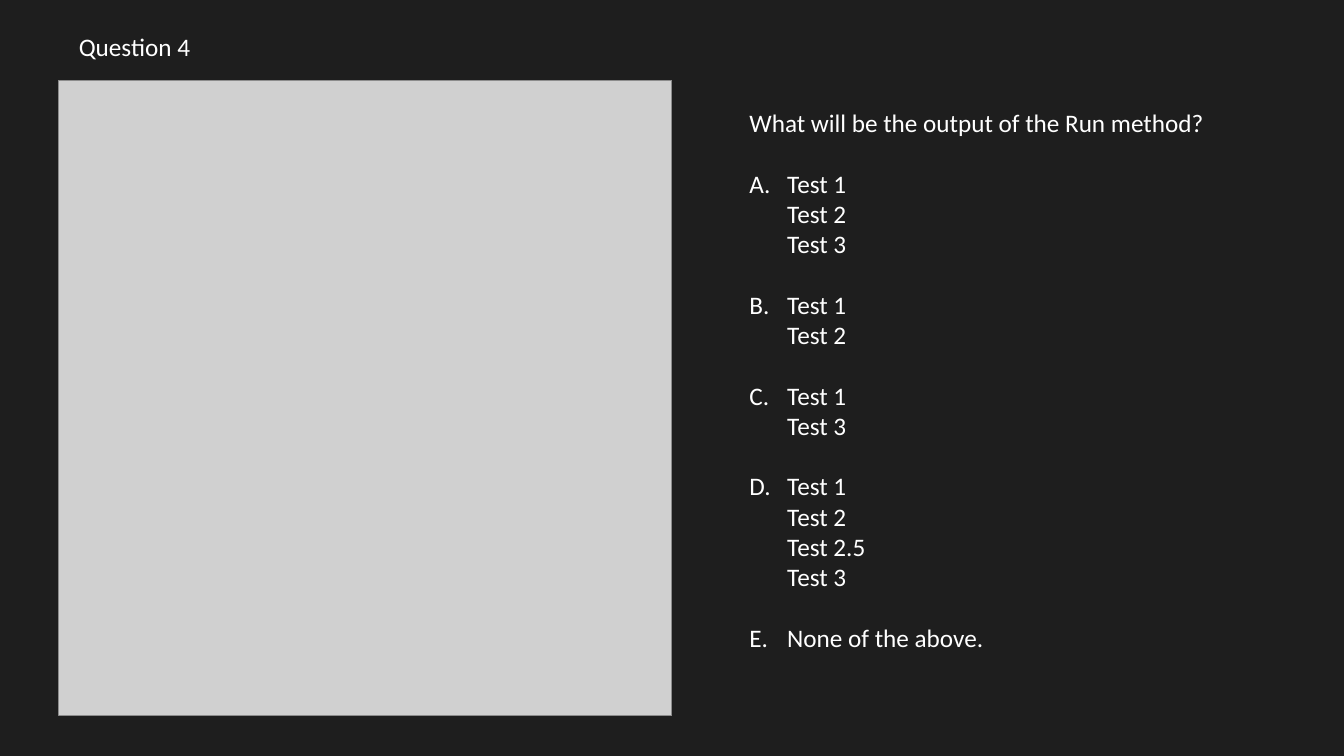
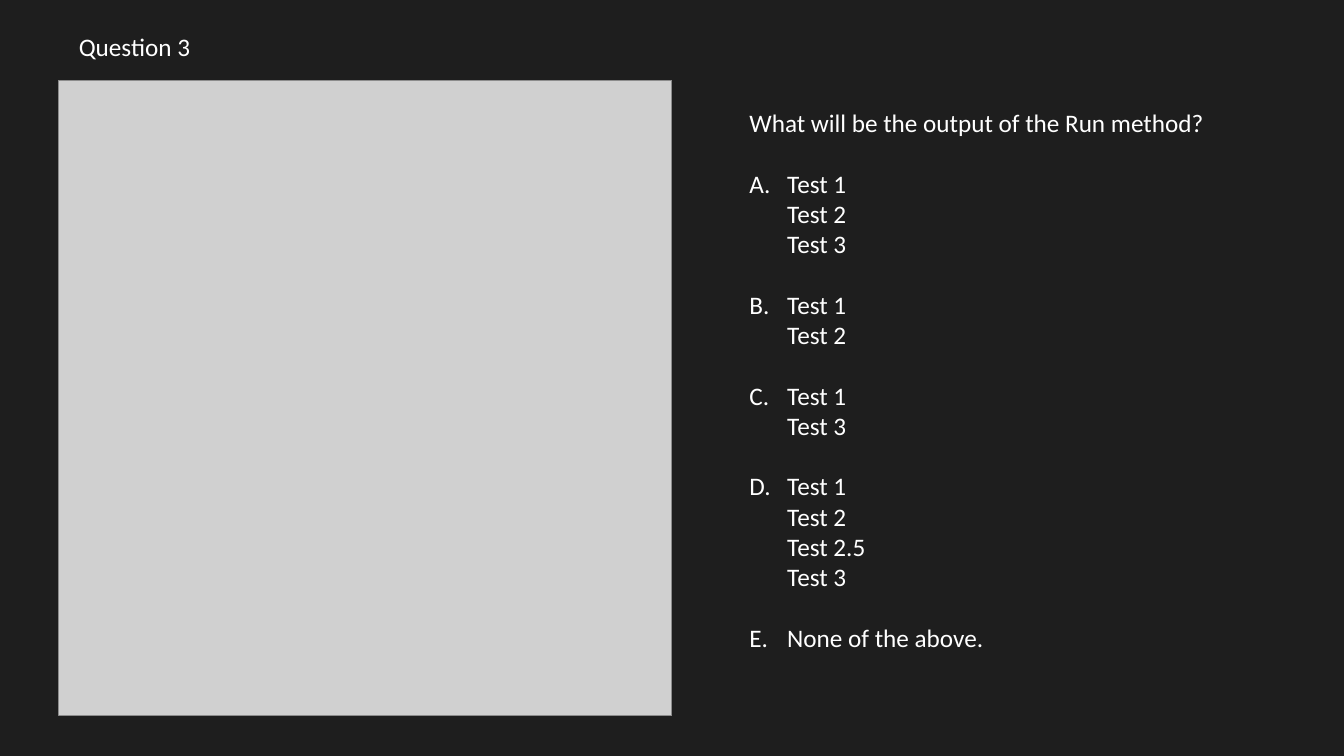
Before and after one commit to JoshKain/AsyncAwaitQuiz, a slide deck: slide 4 of Quiz PowerPoint.pptx (slide 5 before the commit). Drawn at 1344x756 pixels with LibreOffice and Linux fonts; fonts in the diff are those of the drawing; grey boxes stand for pictures. Boxes give left, top, right and bottom in pixels: in the first picture for what was removed or moved away, otherwise in the second. Text is boxed around its words. In the diff, an @@ line names an element or a change of style, - is before the commit and + after.

```diff
--- a/Quiz PowerPoint.pptx
+++ b/Quiz PowerPoint.pptx
@@ text at (79,38,190,60): text changed @@
-Question 4
+Question 3
```
Also in this commit, not shown: 8 other slides changed, 19 slides added, 14 other files.
